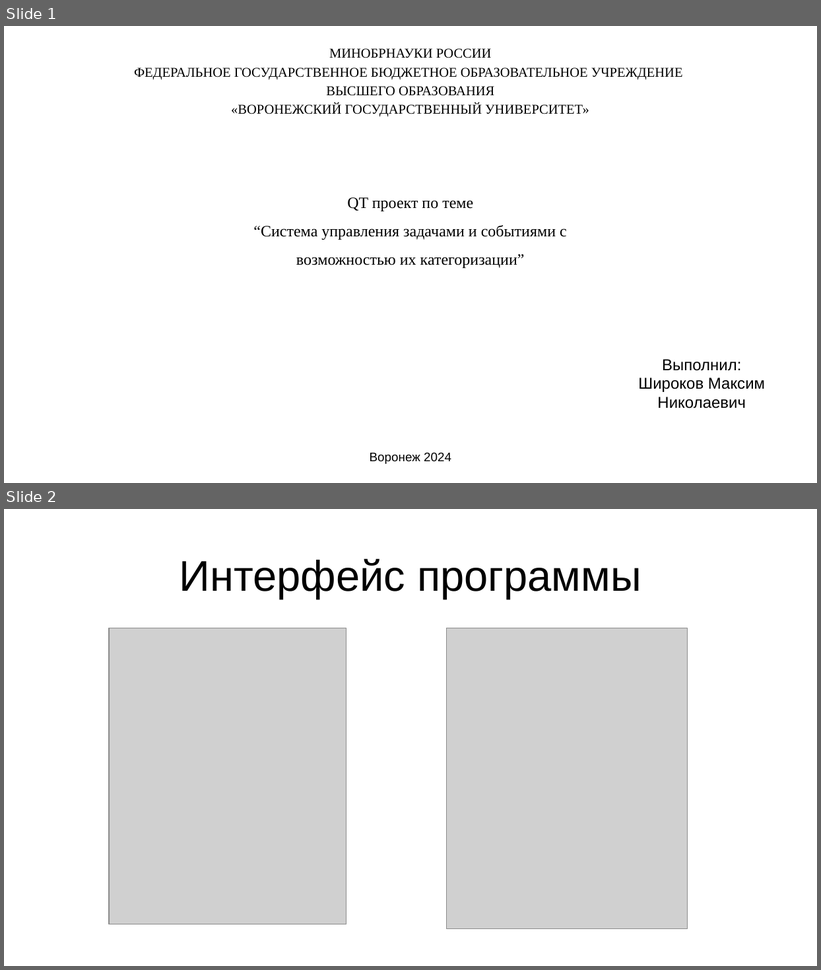
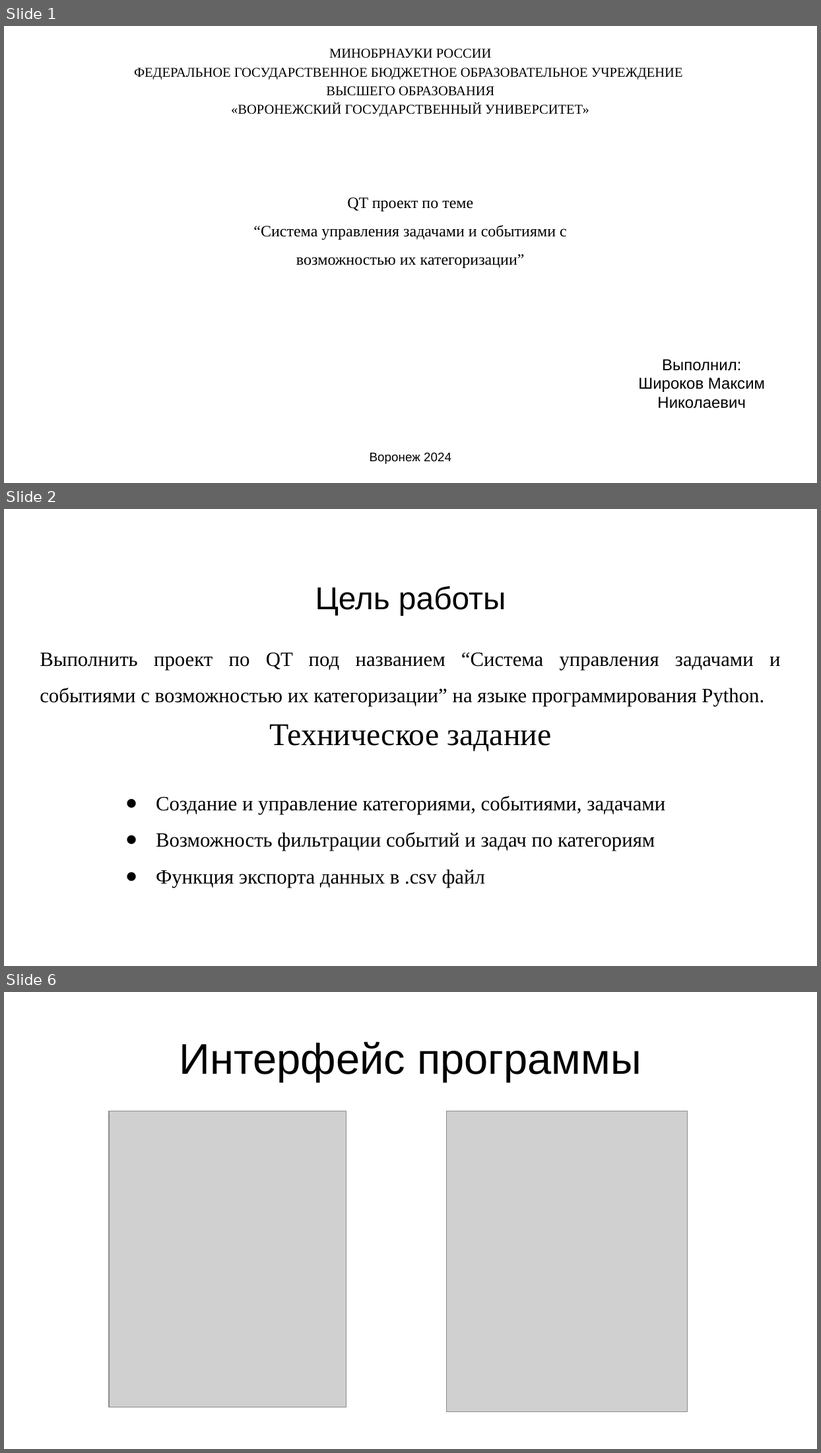
Before and after one commit to SutsuraGod/To-Do-List, a slide deck: Информация о программе/Презентация.pptx. Shown one above the other, each under a label of ours: slides 1 and 2 before the commit, slides 1, 2 and 6 after it; the slides between them are not shown. The pictures are 821x970 and 821x1453 pixels, drawn with LibreOffice and Linux fonts; fonts in the diff are those of the drawing; grey boxes stand for pictures. Boxes give left, top, right and bottom in pixels: in the first picture for what was removed or moved away, otherwise in the second. Text is boxed around its words. In the diff, an @@ line names an element or a change of style, - is before the commit and + after.

```diff
--- a/Информация о программе/Презентация.pptx
+++ b/Информация о программе/Презентация.pptx
@@ slide 2 added at (4,509,817,966), background #FFFFFF @@
@@ title added at (316,586,506,615), 28 pt, text #000000 @@
+Цель работы
@@ subtitle added at (40,652,780,706), 18 pt, text #000000 @@
+Выполнить проект по QT под названием “Система управления задачами и событиями с возможностью их категоризации” на языке программирования Python.
@@ text added at (269,724,552,752), 28 pt, text #000000 @@
+Техническое задание
@@ text added at (156,796,665,888), 18 pt, text #000000 @@
+● Создание и управление категориями, событиями, задачами
+● Возможность фильтрации событий и задач по категориям
+● Функция экспорта данных в .csv файл
@@ what was slide 2 is now slide 6 @@
```
Also in this commit, not shown: 4 other slides added, 1 slide removed, 15 other files.
